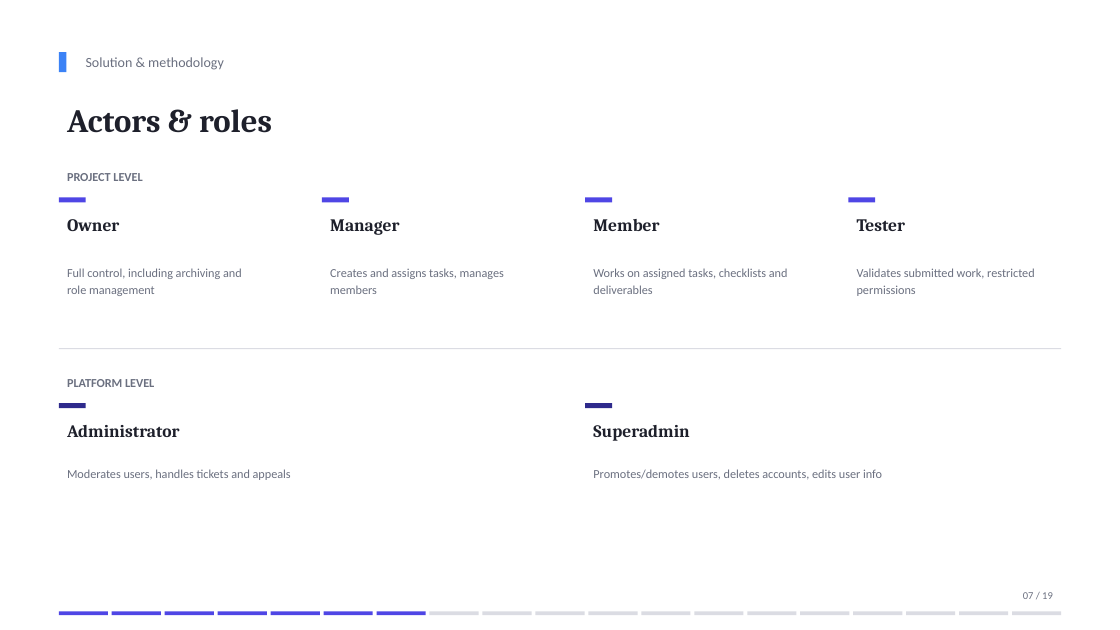
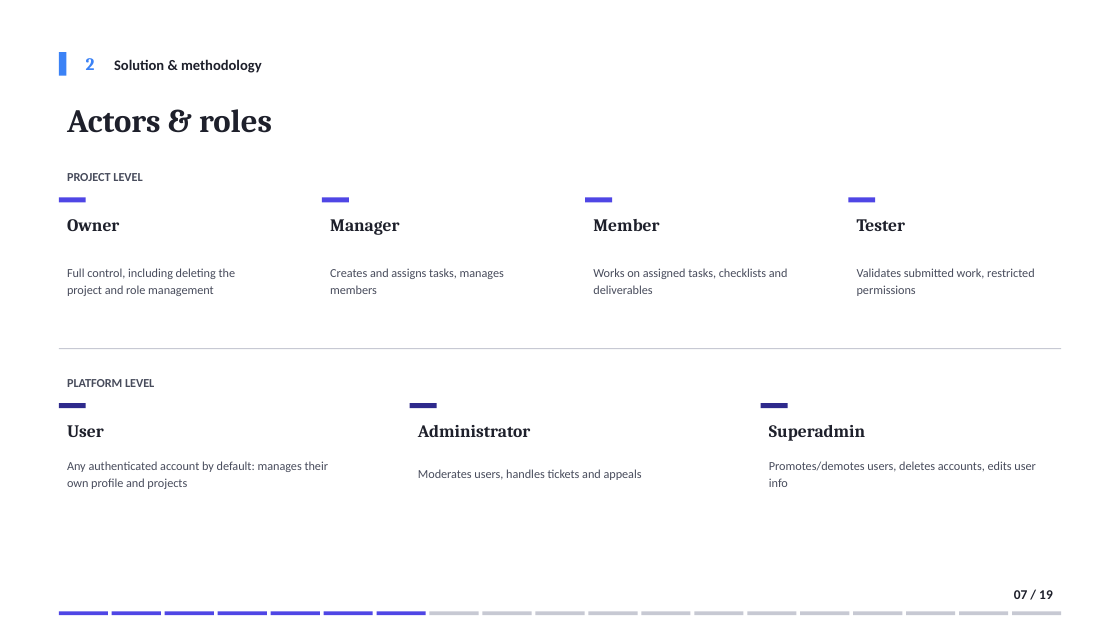
Before and after one commit to domdomxy/synkro, a slide deck: slide 7 of Synkro_PFA_Defense.pptx. Drawn at 1120x630 pixels with LibreOffice and Linux fonts; fonts in the diff are those of the drawing. Boxes give left, top, right and bottom in pixels: in the first picture for what was removed or moved away, otherwise in the second. Text is boxed around its words. In the diff, an @@ line names an element or a change of style, - is before the commit and + after.

```diff
--- a/Synkro_PFA_Defense.pptx
+++ b/Synkro_PFA_Defense.pptx
@@ rectangle: place and size @@
-rectangle at [59, 52, 66, 72]
+rectangle at [59, 52, 66, 76]
@@ text added at [86, 58, 95, 70], 15 pt, text #3B82F6, bold @@
+2
@@ text "Solution & methodology": place and size @@
-text "Solution & methodology" at [86, 57, 224, 70]
+text "Solution & methodology" at [114, 59, 262, 73]
@@ text "Solution & methodology" at [114, 59, 262, 73]: size 12 to 12.5 pt, text colour #6B7080 to #1E202B, bold on @@
@@ text at [67, 268, 236, 296]: text changed; text colour #6B7080 to #484C5C @@
-Full control, including archiving and role management
+Full control, including deleting the project and role management
@@ line (59, 349) - (1061, 349): stroke #DBDCE3 1 pt to #C7C9D3 1 pt @@
@@ text "Administrator": place and size @@
-text "Administrator" at [67, 425, 179, 437]
+text "Administrator" at [418, 425, 530, 437]
@@ rectangle: place and size @@
-rectangle at [586, 403, 613, 408]
+rectangle at [410, 403, 437, 408]
@@ text "Superadmin": place and size @@
-text "Superadmin" at [593, 425, 689, 441]
+text "Superadmin" at [769, 425, 865, 441]
@@ rectangle added at [761, 403, 788, 408], fill #2E2A8C @@
@@ text added at [67, 425, 104, 437], 15 pt, text #1E202B, bold @@
+User
@@ text colour #6B7080 to #484C5C in 7 elements at [67, 173, 142, 181], [330, 268, 504, 294], [593, 268, 788, 294], [857, 268, 1034, 296], [67, 379, 154, 387], [769, 461, 1035, 487], [418, 469, 642, 480] @@
@@ text "Moderates users, handles tickets and ...": place and size @@
-text "Moderates users, handles tickets and ..." at [67, 469, 291, 480]
+text "Moderates users, handles tickets and ..." at [418, 469, 642, 480]
@@ text "Promotes/demotes users, deletes accounts, edits ...": place and size @@
-text "Promotes/demotes users, deletes accounts, edits ..." at [593, 469, 882, 479]
+text "Promotes/demotes users, deletes accounts, edits ..." at [769, 461, 1035, 487]
@@ text added at [67, 461, 329, 489], 10.5 pt, text #484C5C @@
+Any authenticated account by default: manages their own profile and projects
@@ text "07 / 19": place and size @@
-text "07 / 19" at [1023, 592, 1053, 599]
+text "07 / 19" at [1014, 590, 1053, 599]
@@ text "07 / 19" at [1014, 590, 1053, 599]: size 9 to 11.5 pt, text colour #6B7080 to #1E202B, bold on @@
@@ fill #DBDCE3 to #C7C9D3 in 12 elements at [429, 612, 479, 615], [482, 612, 532, 615], [535, 612, 585, 615], [588, 612, 638, 615], [641, 612, 691, 615], [695, 612, 744, 615], [748, 612, 797, 615], [801, 612, 850, 615], [854, 612, 903, 615], [907, 612, 956, 615], [960, 612, 1009, 615], [1012, 612, 1062, 615] @@
```
Also in this commit, not shown: 18 other slides changed, 2 other files.
